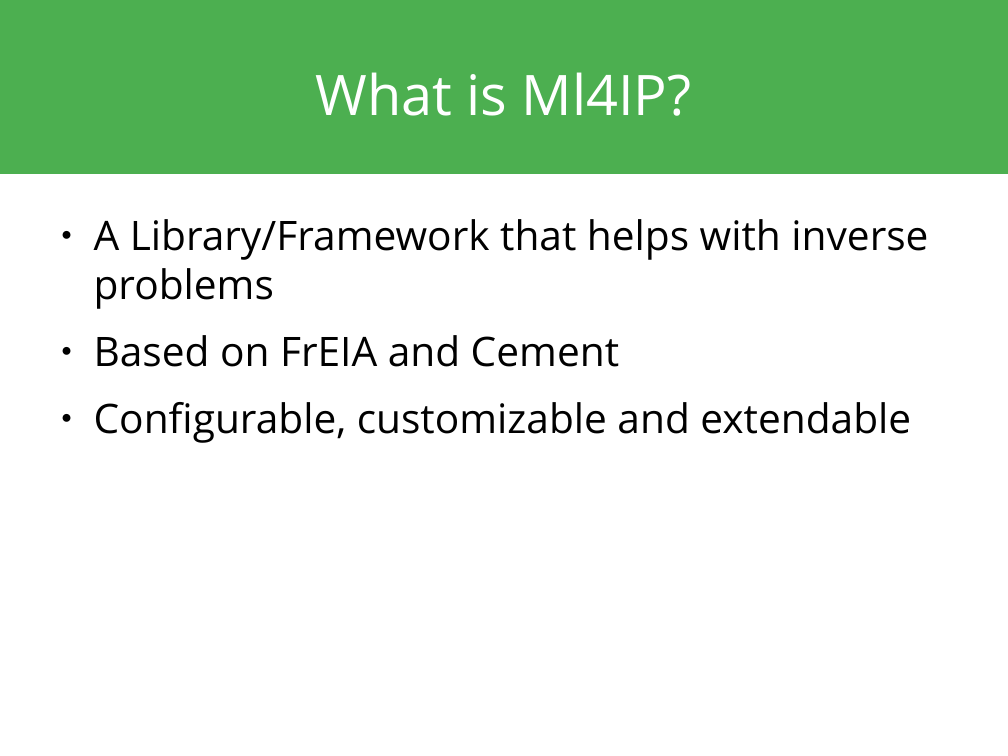
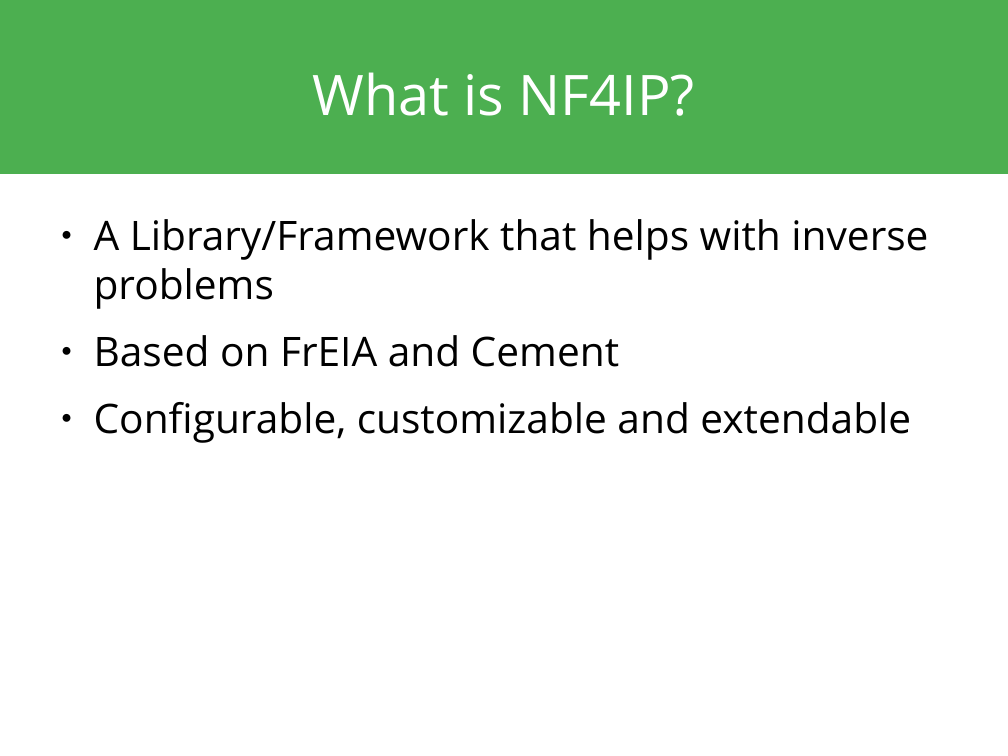
Before and after one commit to Photon-AI-Research/NF4IP, a slide deck: slide 4 of docs/presentation/nf4ip.odp. Drawn at 1008x756 pixels with LibreOffice and Linux fonts; fonts in the diff are those of the drawing. Boxes give left, top, right and bottom in pixels: in the first picture for what was removed or moved away, otherwise in the second. Text is boxed around its words. In the diff, an @@ line names an element or a change of style, - is before the commit and + after.

```diff
--- a/docs/presentation/nf4ip.odp
+++ b/docs/presentation/nf4ip.odp
@@ title at (312, 72, 695, 116): text changed @@
-What is Ml4IP?
+What is NF4IP?
```
Also in this commit, not shown: 11 other slides changed, 1 other file.
